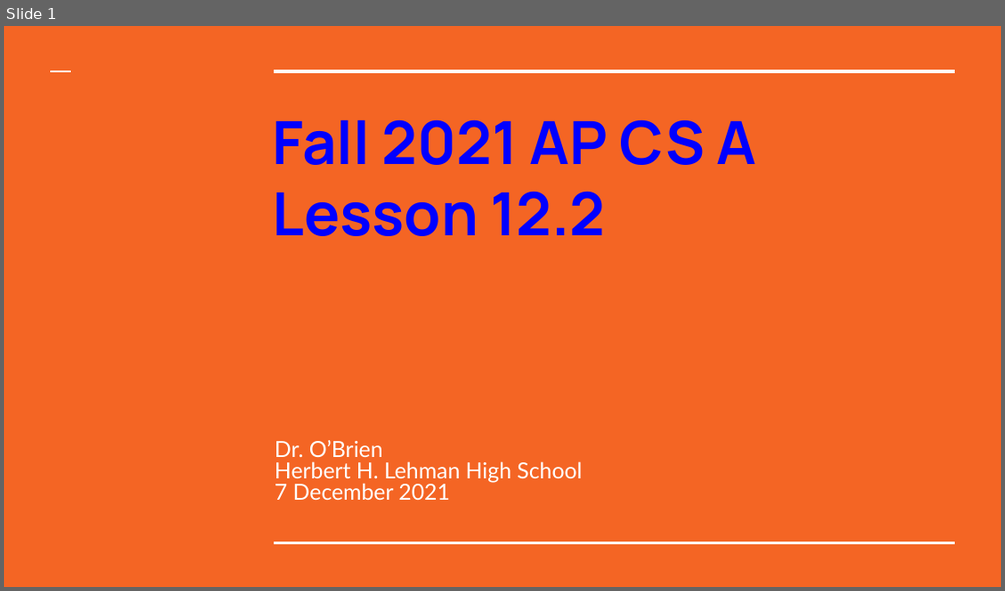
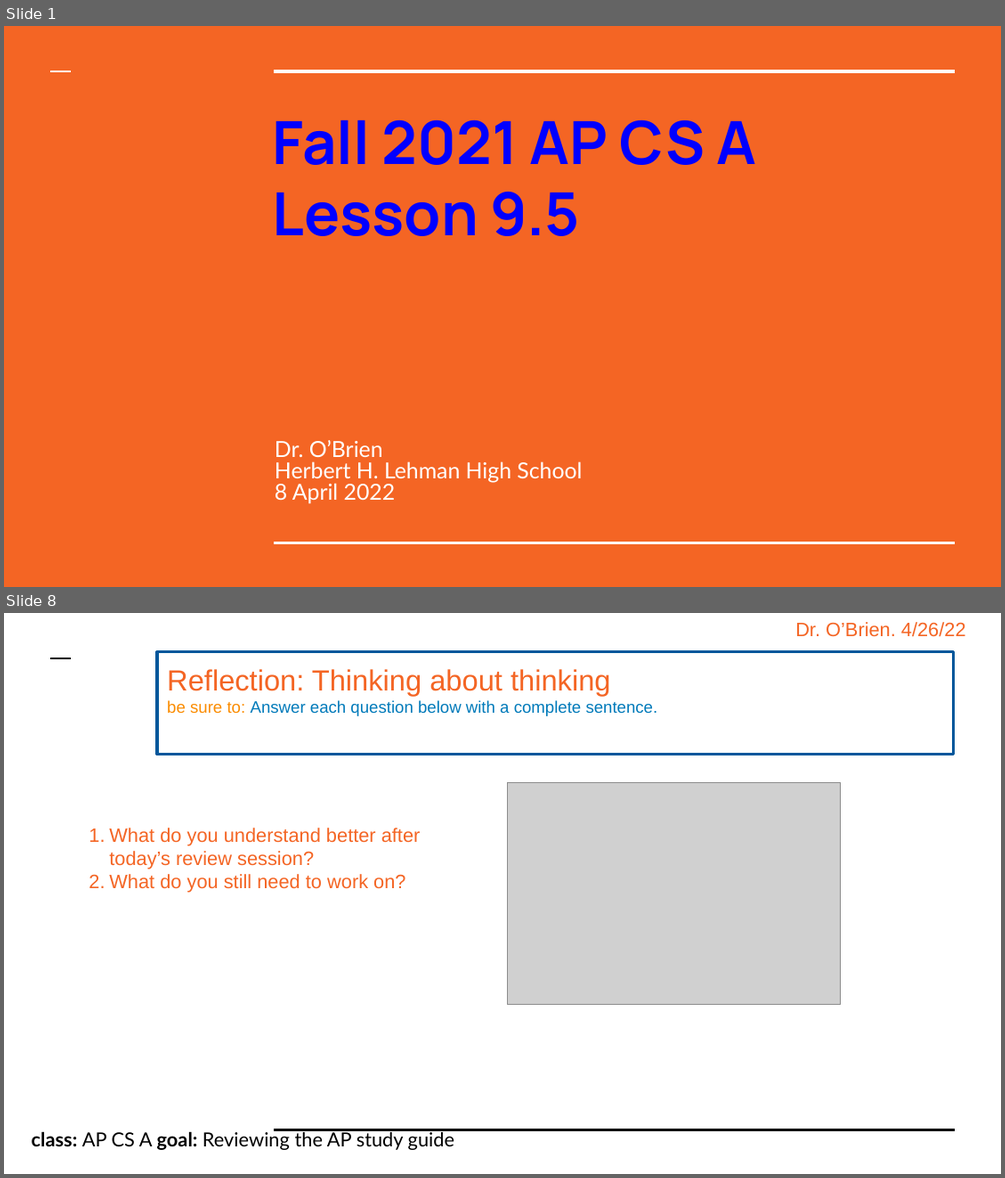
Before and after one commit to cobrien87/work, a slide deck: old/apcsa_12_2.pptx. Shown one above the other, each under a label of ours: slide 1 before the commit, slides 1 and 8 after it; the slides between them are not shown. The pictures are 1005x591 and 1005x1178 pixels, drawn with LibreOffice and Linux fonts; fonts in the diff are those of the drawing; grey boxes stand for pictures; background and template pictures are left out. Boxes give left, top, right and bottom in pixels: in the first picture for what was removed or moved away, otherwise in the second. Text is boxed around its words. In the diff, an @@ line names an element or a change of style, - is before the commit and + after.

```diff
--- a/old/apcsa_12_2.pptx
+++ b/old/apcsa_12_2.pptx
@@ slide 8 added at (4, 613, 1001, 1174), background #FFFFFF @@
@@ text added at (795, 622, 966, 637), 14 pt, text #F46524 @@
+Dr. O’Brien. 4/26/22
@@ line added from (51, 657) to (71, 657), #000000 1.5 pt @@
@@ rectangle added at (157, 652, 954, 755), fill #FFFFFF, outline #01579B 2 pt, 12 pt, text #007ABA @@
+Reflection: Thinking about thinking
+be sure to: Answer each question below with a complete sentence.
@@ line added from (275, 657) to (955, 657), #000000 3 pt @@
@@ picture added at (508, 782, 841, 1004) @@
@@ text added at (109, 827, 421, 892), 14 pt, text #F46524 @@
+1. What do you understand better after today’s review session?
+2. What do you still need to work on?
@@ text added at (32, 1129, 454, 1150), 14 pt, text #000000 @@
+class: AP CS A goal: Reviewing the AP study guide
@@ line added from (275, 1129) to (955, 1129), #000000 1.5 pt @@
@@ slide 1 changed as well @@
@@ title at (273, 192, 580, 236): text changed @@
-Lesson 12.2
+Lesson 9.5
@@ subtitle at (275, 483, 396, 504): text changed @@
-7 December 2021
+8 April 2022
```
Also in this commit, not shown: 6 other slides added, 8 slides removed, 9 other files.
